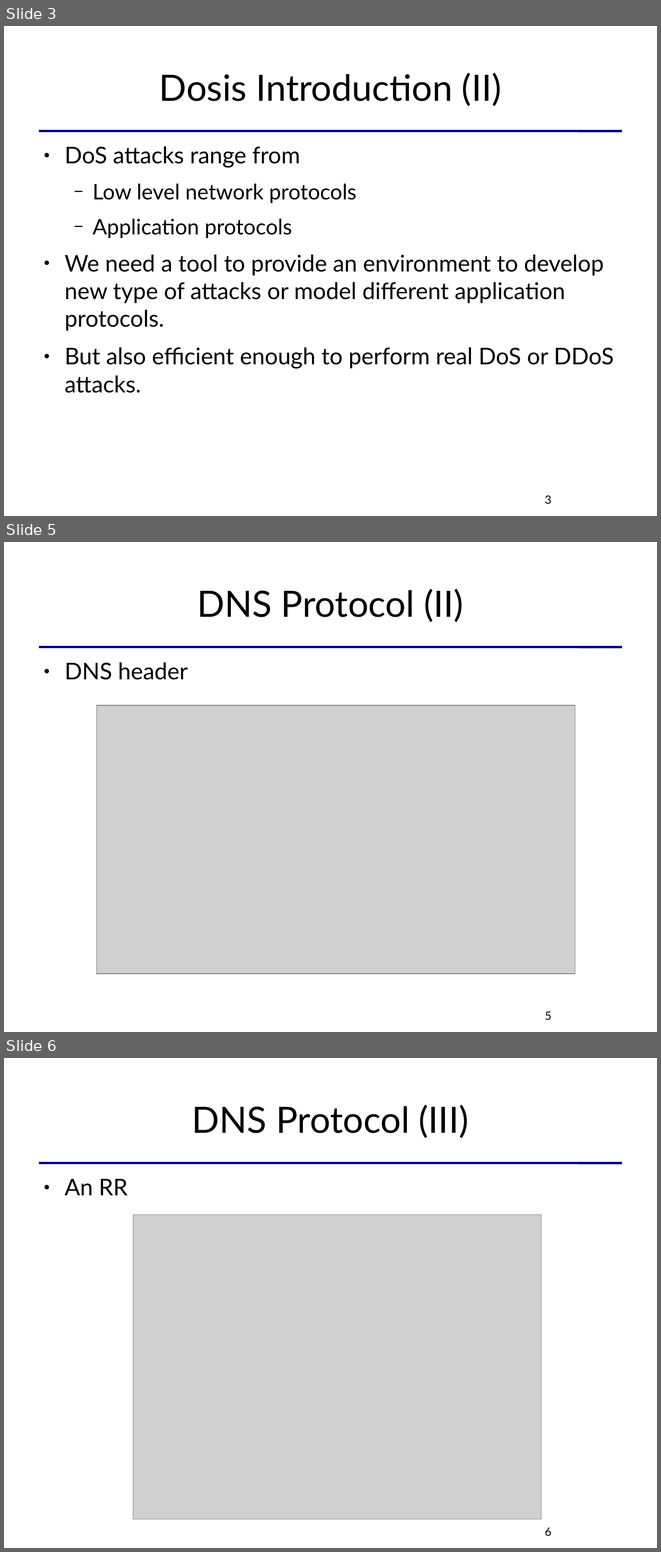
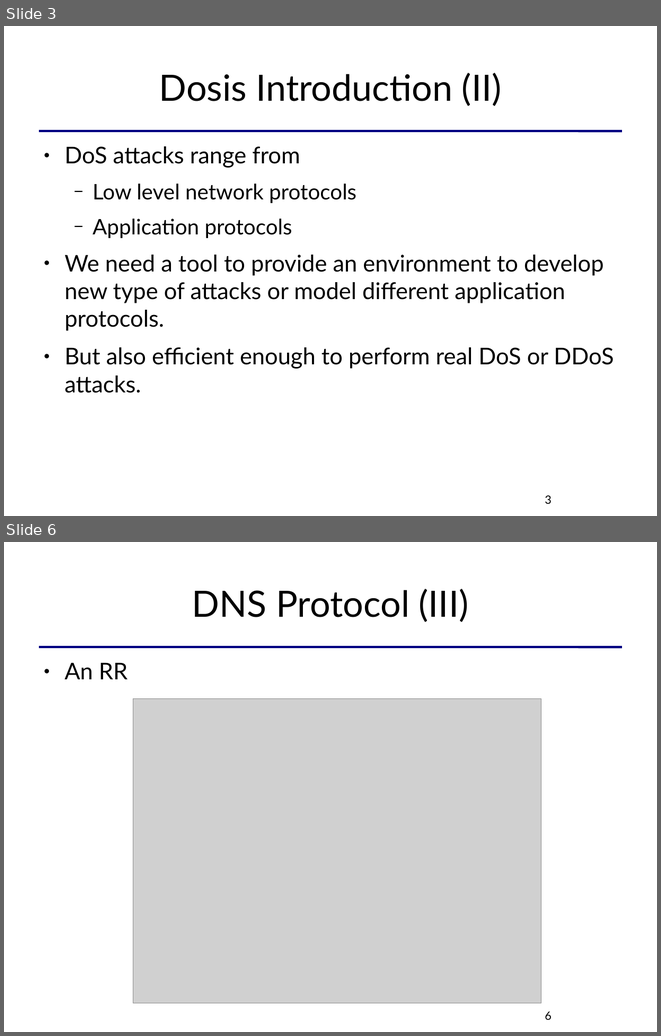
Before and after one commit to killabytenow/dosis, a slide deck: doc/Dosis-SCG-2009.odp. Shown one above the other, each under a label of ours: slides 3, 5 and 6 before the commit, slides 3 and 6 after it; the slides between them are not shown. The pictures are 661x1552 and 661x1036 pixels, drawn with LibreOffice and Linux fonts; fonts in the diff are those of the drawing; grey boxes stand for pictures. Boxes give left, top, right and bottom in pixels: in the first picture for what was removed or moved away, otherwise in the second. Text is boxed around its words. In the diff, an @@ line names an element or a change of style, - is before the commit and + after.

```diff
--- a/doc/Dosis-SCG-2009.odp
+++ b/doc/Dosis-SCG-2009.odp
@@ slide 5 removed at bbox=[4, 542, 657, 1032], background #FFFFFF; not listed: 1 template element that a slide beside it also shows @@
@@ title removed at bbox=[197, 589, 464, 622] @@
-DNS Protocol (II)
@@ text removed at bbox=[64, 662, 188, 680] @@
-● DNS header
@@ picture removed at bbox=[97, 706, 576, 974] @@
@@ page number removed at bbox=[545, 1011, 551, 1020] @@
-5
```
Also in this commit, not shown: 2 slides added, 1 other slide removed.
